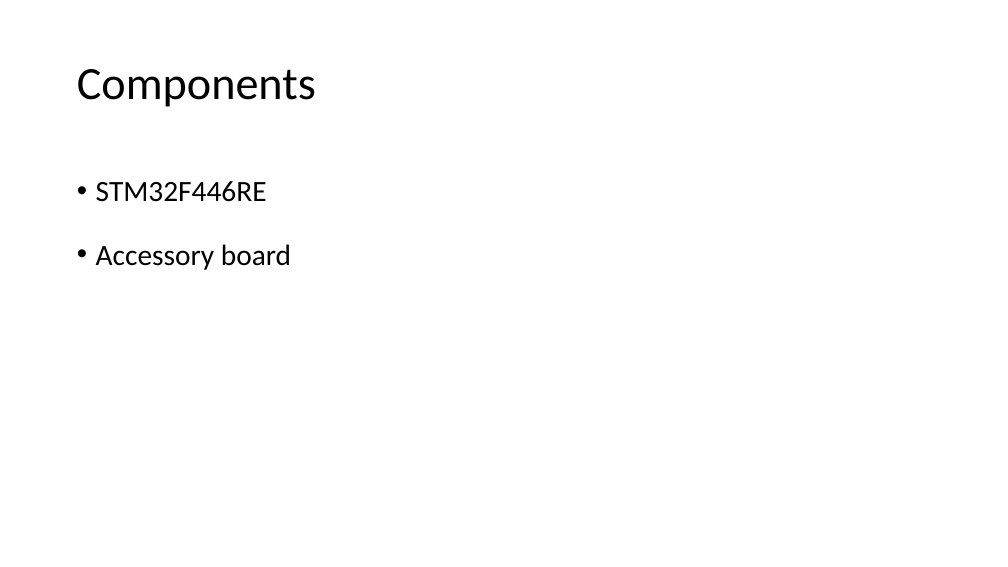
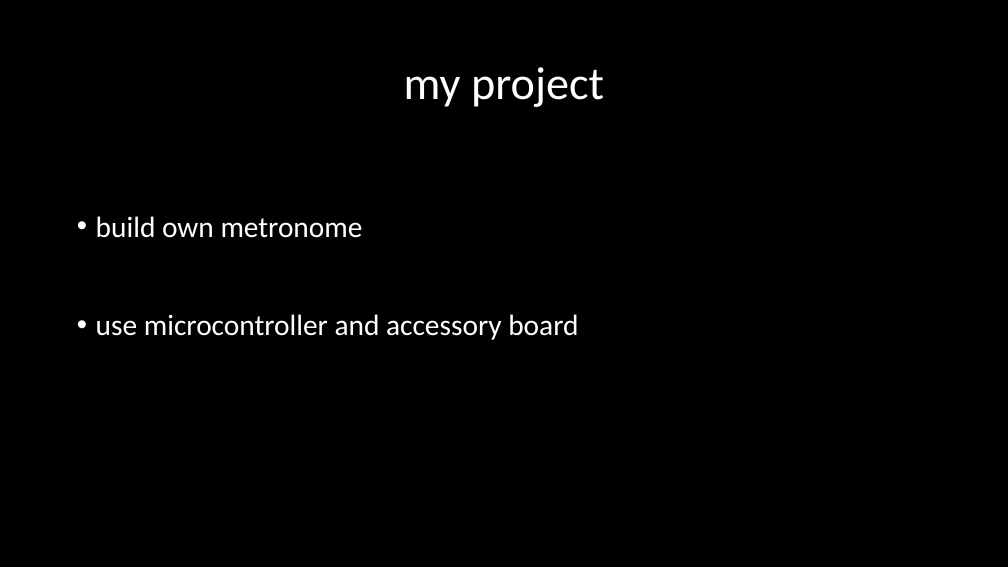
Before and after one commit to sevasch/STM32_metronome, a slide deck: slide 2 of presentation.pptx. Drawn at 1008x567 pixels with LibreOffice and Linux fonts; fonts in the diff are those of the drawing. Boxes give left, top, right and bottom in pixels: in the first picture for what was removed or moved away, otherwise in the second. Text is boxed around its words. In the diff, an @@ line names an element or a change of style, - is before the commit and + after.

```diff
--- a/presentation.pptx
+++ b/presentation.pptx
@@ background #FFFFFF to #000000 @@
@@ title at bbox=[404, 67, 604, 107]: text changed; text colour #000000 to #FFFFFF @@
-Components
+my project
@@ text at bbox=[96, 216, 578, 340]: text changed; text colour #000000 to #FFFFFF @@
-• STM32F446RE
-• Accessory board
+• build own metronome
+• use microcontroller and accessory board
```
Also in this commit, not shown: 3 other slides changed, 9 slides added, 3 slides removed.
